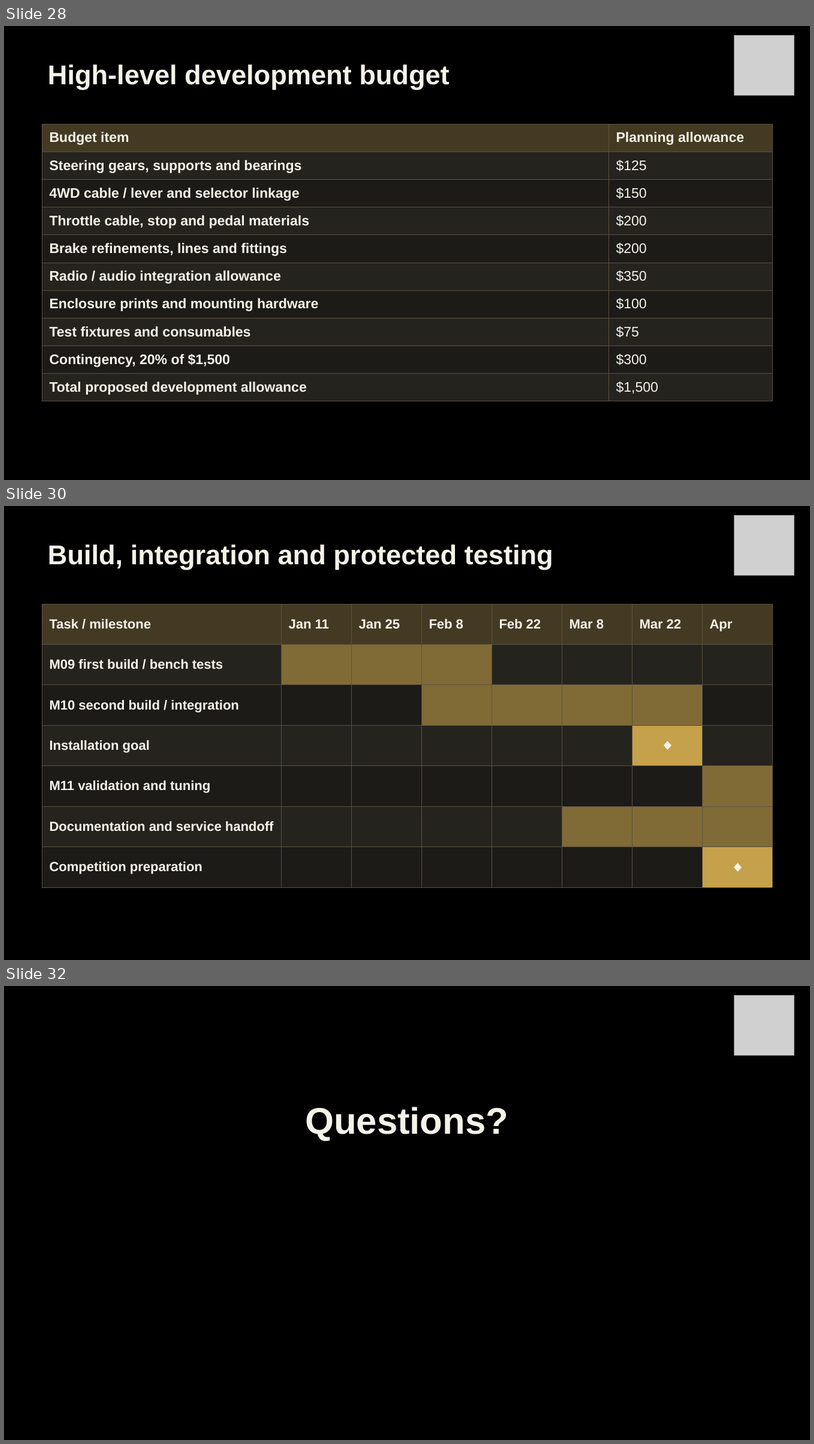
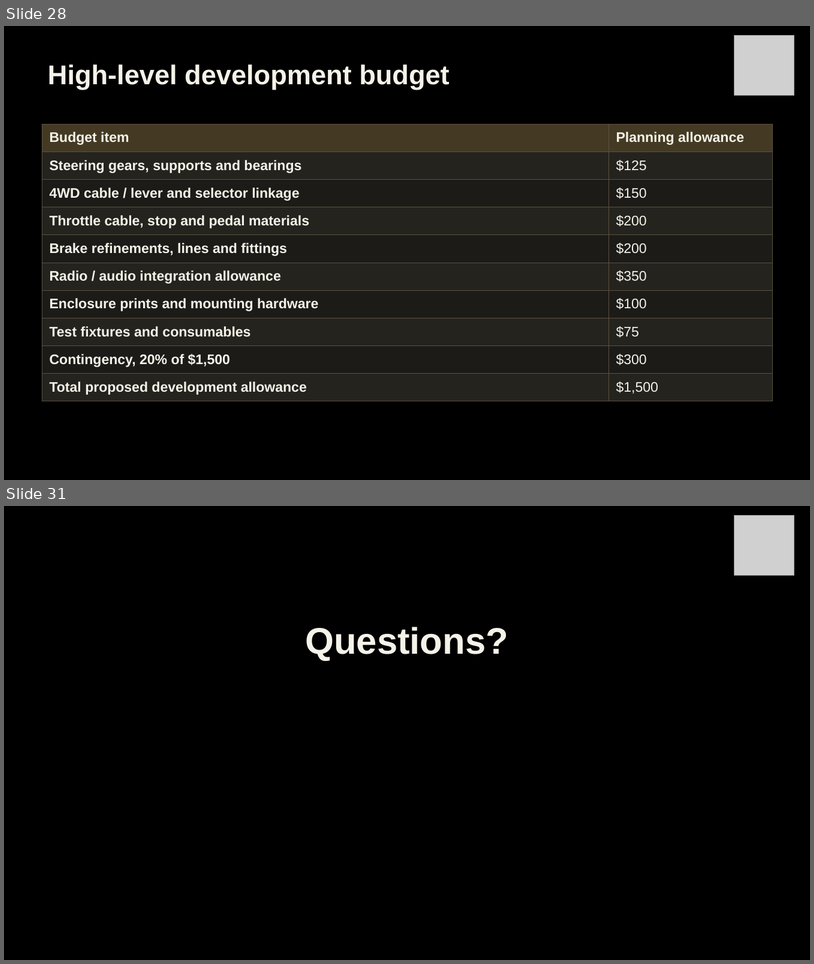
Before and after one commit to Polowater123/Aggie-Baja-Controls-The-A.B.C.-, a slide deck: PDR Draft.pptx. Shown one above the other, each under a label of ours: slides 28, 30 and 32 before the commit, slides 28 and 31 after it; the slides between them are not shown. The pictures are 814x1444 and 814x964 pixels, drawn with LibreOffice and Linux fonts; fonts in the diff are those of the drawing; grey boxes stand for pictures. Boxes give left, top, right and bottom in pixels: in the first picture for what was removed or moved away, otherwise in the second. Text is boxed around its words. In the diff, an @@ line names an element or a change of style, - is before the commit and + after.

```diff
--- a/PDR Draft.pptx
+++ b/PDR Draft.pptx
@@ slide 30 removed at bbox=[4, 506, 810, 960], background #000000 @@
@@ picture removed at bbox=[735, 516, 795, 576] @@
@@ text removed at bbox=[48, 544, 554, 569] @@
-Build, integration and protected testing
@@ table removed at bbox=[42, 603, 772, 887], 7 rows, 8 columns @@
-Task / milestone | Jan 11 | Jan 25 | Feb 8 | Feb 22 | Mar 8 | Mar 22 | Apr
-M09 first build / bench tests |  |  |  |  |  |  | 
-M10 second build / integration |  |  |  |  |  |  | 
-Installation goal |  |  |  |  |  | ◆ | 
-M11 validation and tuning |  |  |  |  |  |  | 
-Documentation and service handoff |  |  |  |  |  |  | 
-Competition preparation |  |  |  |  |  |  | ◆
@@ what was slide 32 is now slide 31 @@
```
Also in this commit, not shown: 7 slides changed, 2 slides added, 2 other slides removed.
